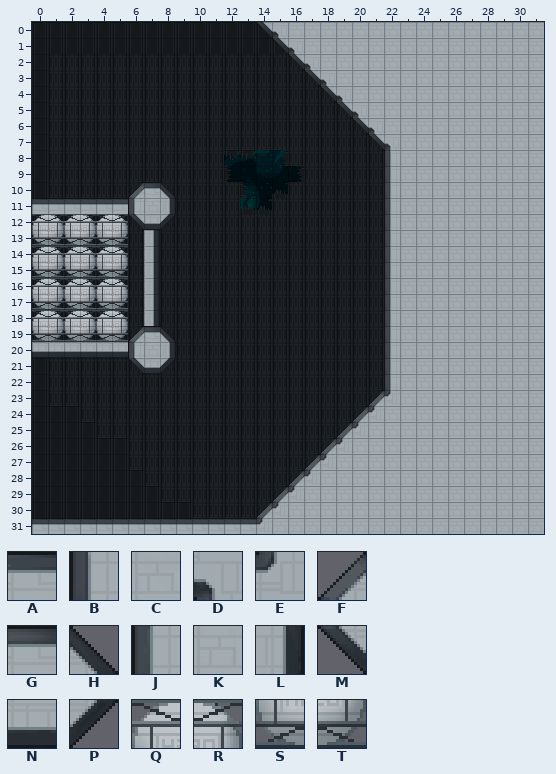
Level history. Tiled map (JSON): core/assets/levels/level_0/level_9.tmj. The picture above is the old version.
Cells are 16x16 px. Shown: x 0..31, y 0..31.
Key: from "space-tiles": A 2, B 17, C 18, D 30, E 62, F 69, G 70, H 71, J 85, K 86, L 87, M 101, N 102, P 103, Q 195, R 196, S 211, T 212.
_ is an empty cell.
Layers that did not change in this view are not listed.
Layer "Tile Layer 1" before, first column x 0:
 0 ______________MDCCCCCCCCCCCCCCCC
 1 _______________MDCCCCCCCCCCCCCCC
 2 ________________MDCCCCCCCCCCCCCC
 3 _________________MDCCCCCCCCCCCCC
 4 __________________MDCCCCCCCCCCCC
 5 ___________________MDCCCCCCCCCCC
 6 ____________________MDCCCCCCCCCC
 7 _____________________MDCCCCCCCCC
 8 ______________________BCCCCCCCCC
 9 ______________________BCCCCCCCCC
10 ______FGH_____________BCCCCCCCCC
11 AAAAAAJKL_____________BCCCCCCCCC
12 QRQRQRMNP_____________BCCCCCCCCC
13 STSTST_L______________BCCCCCCCCC
14 QRQRQR_L______________BCCCCCCCCC
15 STSTST_L______________BCCCCCCCCC
16 QRQRQR_L______________BCCCCCCCCC
17 STSTST_L______________BCCCCCCCCC
18 QRQRQR_L______________BCCCCCCCCC
19 STSTSTFGH_____________BCCCCCCCCC
20 NNNNNNJKL_____________BCCCCCCCCC
21 ______MNP_____________BCCCCCCCCC
22 ______________________BCCCCCCCCC
23 _____________________FECCCCCCCCC
24 ____________________FECCCCCCCCCC
25 ___________________FECCCCCCCCCCC
26 __________________FECCCCCCCCCCCC
27 _________________FECCCCCCCCCCCCC
28 ________________FECCCCCCCCCCCCCC
29 _______________FECCCCCCCCCCCCCCC
30 ______________FECCCCCCCCCCCCCCCC
31 AAAAAAAAAAAAAAECCCCCCCCCCCCCCCCC
Once edited:
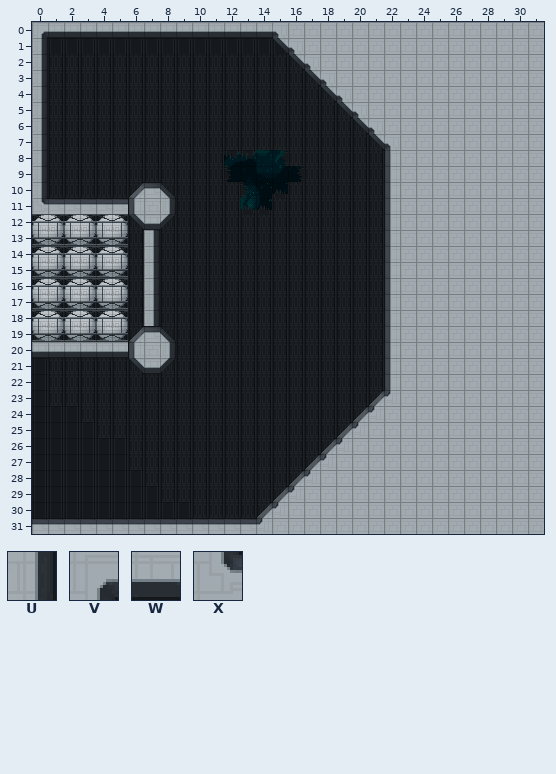
Further tiles: from "space-tiles": U 19, V 28, W 34, X 60.
Difference:
Layer "Tile Layer 1":
y 0: x 0..14 ______________M -> VWWWWWWWWWWWWWW
y 1..10: x 0 _ -> U
y 11: x 0 A -> X
Where, in picture pixels (left, top, right, bottom), the same in both pictures:
changed: (32, 22, 272, 212)
